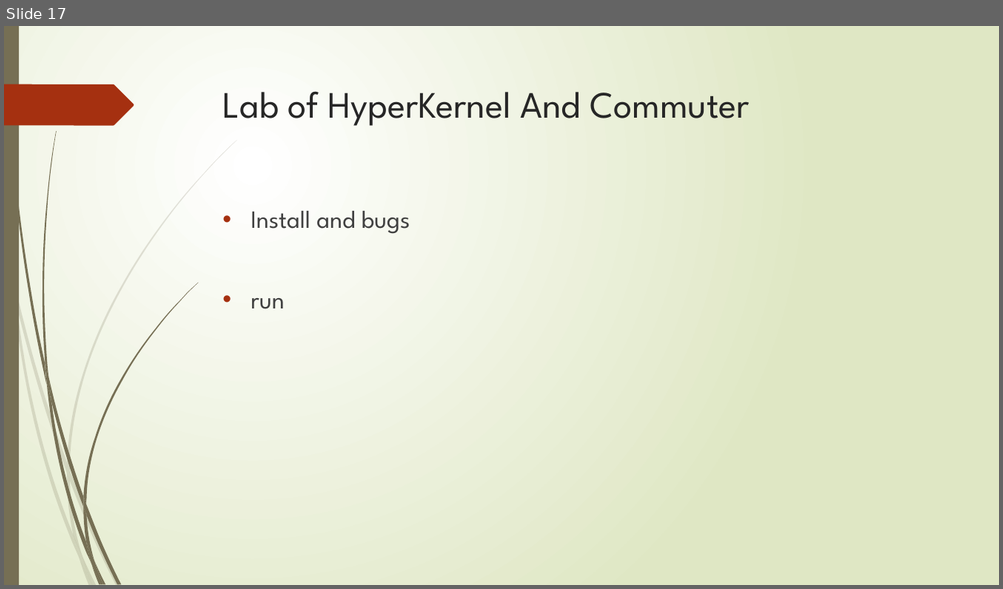
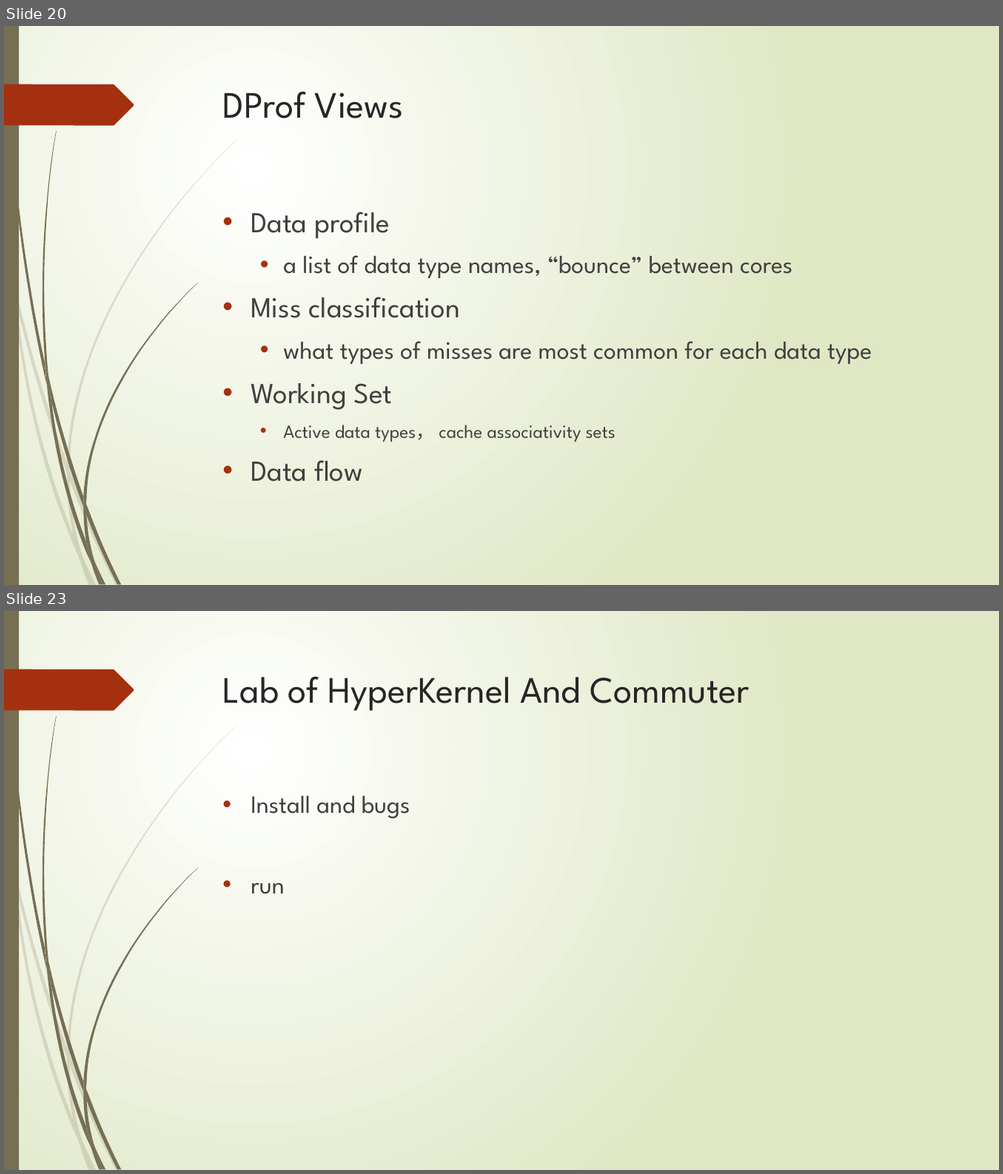
Before and after one commit to GLjun/OS_gaowei, a slide deck: 高伟.pptx. Shown one above the other, each under a label of ours: slide 17 before the commit, slides 20 and 23 after it; the slides between them are not shown. The pictures are 1003x589 and 1003x1174 pixels, drawn with LibreOffice and Linux fonts; fonts in the diff are those of the drawing. Boxes give left, top, right and bottom in pixels: in the first picture for what was removed or moved away, otherwise in the second. Text is boxed around its words. In the diff, an @@ line names an element or a change of style, - is before the commit and + after.

```diff
--- a/高伟.pptx
+++ b/高伟.pptx
@@ slide 20 added at [4, 26, 999, 585], background gradient #FFFFFF to #DFE8C4; not listed: 24 template elements that a slide beside it also shows @@
@@ title added at [223, 91, 404, 118], 36 pt, text #262626 @@
+DProf Views
@@ text added at [250, 212, 871, 482], 24 pt, text #404040 @@
+• Data profile
+  • a list of data type names, “bounce” between cores
+• Miss classification
+  • what types of misses are most common for each data type
+• Working Set
+  • Active data types， cache associativity sets
+• Data flow
@@ what was slide 17 is now slide 23 @@
```
Also in this commit, not shown: 15 slides changed, 9 other slides added, 3 slides removed.
